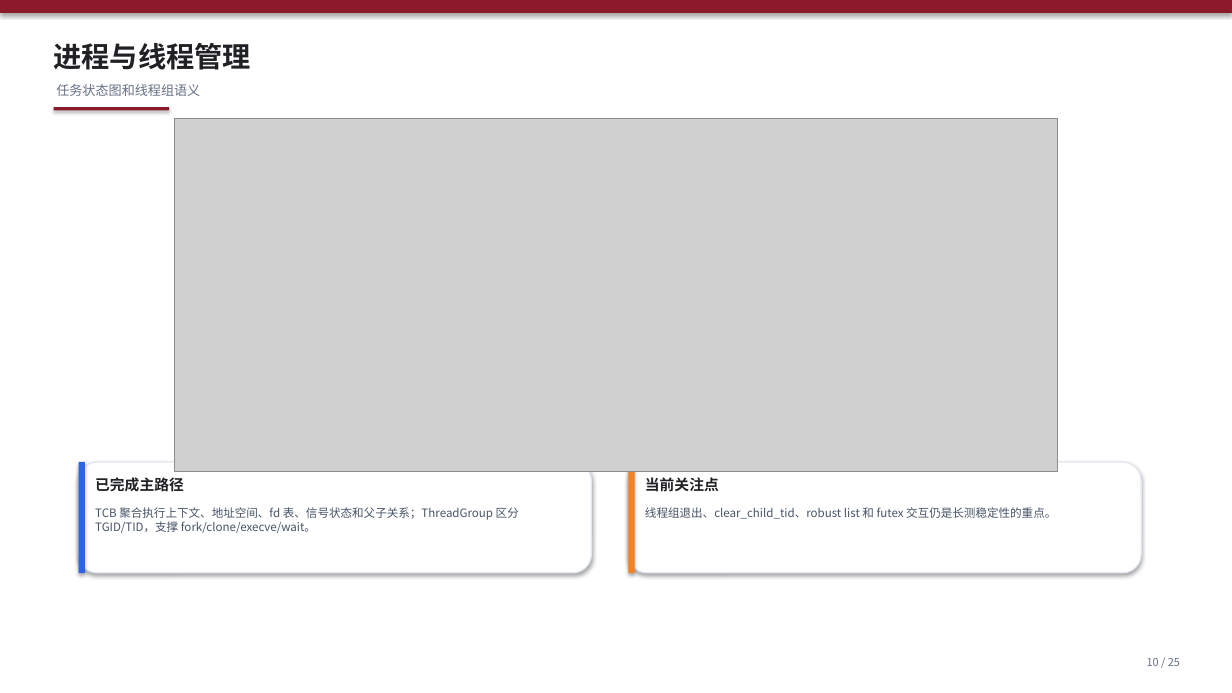
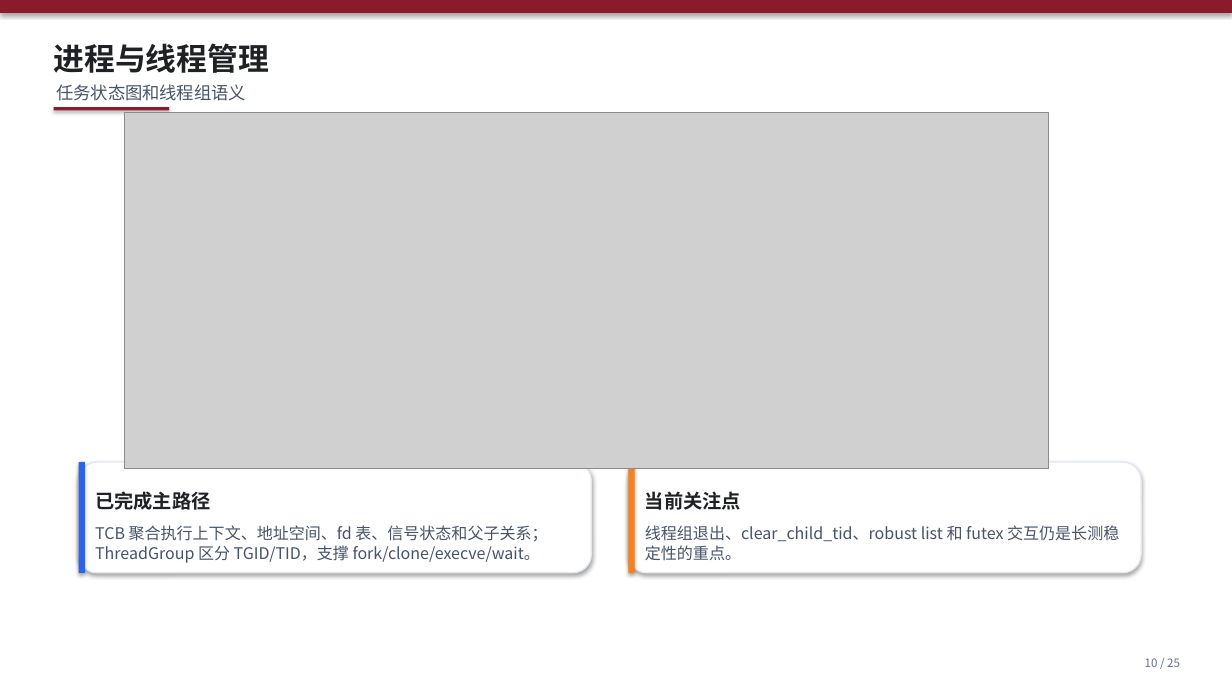
Before and after one commit to Solarpasserby/RespOS, a slide deck: slide 10 of docs/初赛文档/RespOS初赛进展汇报.pptx. Drawn at 1232x693 pixels with LibreOffice and Linux fonts; fonts in the diff are those of the drawing; grey boxes stand for pictures. Boxes give left, top, right and bottom in pixels: in the first picture for what was removed or moved away, otherwise in the second. Text is boxed around its words. In the diff, an @@ line names an element or a change of style, - is before the commit and + after.

```diff
--- a/docs/初赛文档/RespOS初赛进展汇报.pptx
+++ b/docs/初赛文档/RespOS初赛进展汇报.pptx
@@ text "进程与线程管理" at (54, 43, 270, 73): size 22 to 24 pt @@
@@ text "任务状态图和线程组语义" at (56, 84, 246, 101): size 10.2 to 13.5 pt, text colour #667085 to #475467 @@
@@ picture: place and size @@
-picture at (175, 118, 1057, 471)
+picture at (125, 113, 1049, 469)
@@ text "已完成主路径": place and size @@
-text "已完成主路径" at (95, 477, 184, 492)
+text "已完成主路径" at (95, 491, 210, 510)
@@ text "已完成主路径" at (95, 491, 210, 510): size 11.5 to 15 pt @@
@@ text "当前关注点": place and size @@
-text "当前关注点" at (645, 477, 719, 492)
+text "当前关注点" at (645, 491, 741, 510)
@@ text "当前关注点" at (645, 491, 741, 510): size 11.5 to 15 pt @@
@@ text "TCB 聚合执行上下文、地址空间、fd 表、信号状态和父子关系；ThreadGroup 区分 TGID/TID，支撑 ...": place and size @@
-text "TCB 聚合执行上下文、地址空间、fd 表、信号状态和父子关系；ThreadGroup 区分 TGID/TID，支撑 ..." at (95, 507, 519, 533)
+text "TCB 聚合执行上下文、地址空间、fd 表、信号状态和父子关系；ThreadGroup 区分 TGID/TID，支撑 ..." at (95, 525, 547, 563)
@@ text "TCB 聚合执行上下文、地址空间、fd 表、信号状态和父子关系；ThreadGroup 区分 TGID/TID，支撑 ..." at (95, 525, 547, 563): size 9 to 12.5 pt @@
@@ text "线程组退出、clear_child_tid、robust list 和 futex 交互仍是长测稳定性的重点。" at (645, 525, 1119, 560): size 9 to 12.5 pt @@
@@ text "线程组退出、clear_child_tid、robust list 和 futex 交互仍是长测稳定性的重点。": place and size @@
-text "线程组退出、clear_child_tid、robust list 和 futex 交互仍是长测稳定性的重点。" at (645, 507, 1056, 519)
+text "线程组退出、clear_child_tid、robust list 和 futex 交互仍是长测稳定性的重点。" at (645, 525, 1119, 560)
@@ text "10 / 25" at (1145, 658, 1180, 667): size 8.5 to 9 pt @@
```
Also in this commit, not shown: 24 other slides changed.
